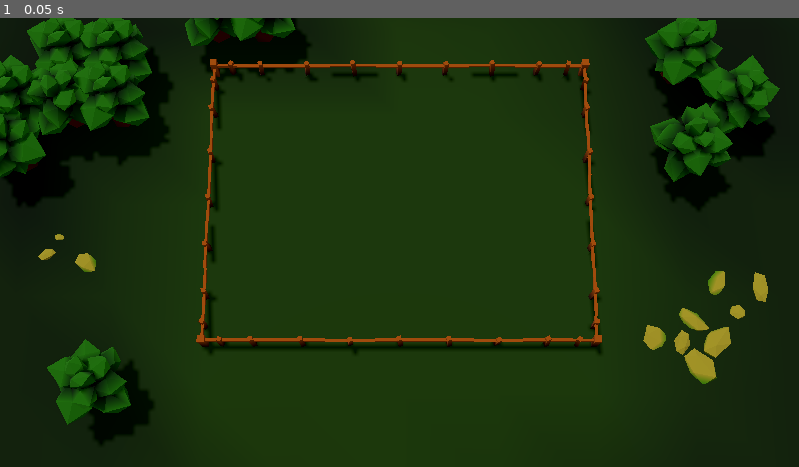
Above: before the commit, frame 1.
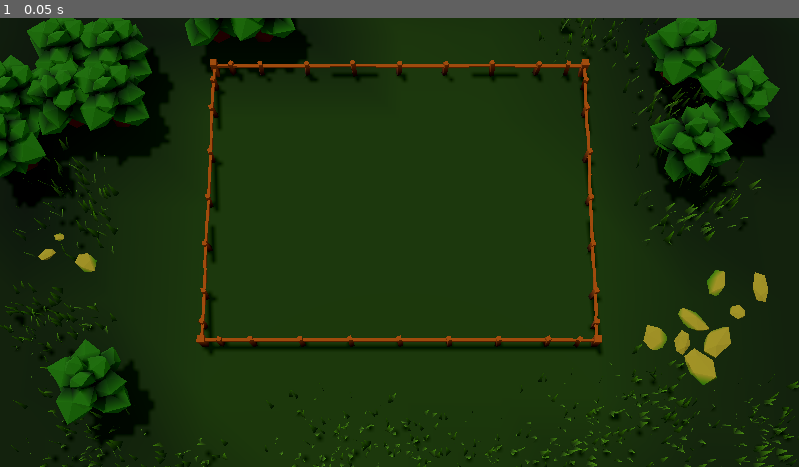
Above: after the commit, the same moment.

Repository: Squix/scientific_game_jam_26
Game: Godot game, scene res://scenes/Decor.tscn
Same seed, same stepped clock (60 frames per second), same inputs: the game is played once before the commit and once after it. This scene is started directly instead of the project's main scene.
Inputs:
- Up to frame 1 (0.05 s): no input

The runs differ from the first frame. In frame 1, 1.4% of the frame differs, in the area x 0-100%, y 0-100%.

Commit message:
Ground Tiles models

Diff:
--- a/project.godot
+++ b/project.godot
@@ -34,3 +34,4 @@
 [rendering]
 
 rendering_device/driver.windows="d3d12"
+anti_aliasing/quality/msaa_2d=1
--- a/scenes/Decor.tscn
+++ b/scenes/Decor.tscn
@@ -7,6 +7,7 @@
 [ext_resource type="PackedScene" uid="uid://04jpu4u50cch" path="res://Assets/Barriere_Side.glb" id="6_4grd0"]
 [ext_resource type="PackedScene" uid="uid://eehg02iwmv6n" path="res://Assets/Tree.glb" id="6_qxa2y"]
 [ext_resource type="PackedScene" uid="uid://kig6fss3dfqi" path="res://Assets/Barriere_Corner.glb" id="7_lvvu6"]
+[ext_resource type="PackedScene" uid="uid://vjp0p87mkqj7" path="res://Assets/Grass_Patch_1.glb" id="8_lvvu6"]
 
 [sub_resource type="Environment" id="Environment_s8c1j"]
 ambient_light_source = 2
@@ -37,6 +38,7 @@
 [node name="Decor" type="Node3D" parent="." unique_id=606444375]
 
 [node name="Environment2" parent="Decor" unique_id=1463941875 instance=ExtResource("2_tuaau")]
+transform = Transform3D(1, 0, 0, 0, 1, 0, 0, 0, 1, 0.07205057, -0.0117435455, -0.04277277)
 
 [node name="Environment3" parent="Decor" unique_id=1819898416 instance=ExtResource("3_4grd0")]
 transform = Transform3D(1, 0, 0, 0, 1, 0, 0, 0, 1, 3, 0, -6)
@@ -116,13 +118,13 @@
 transform = Transform3D(-1, 0, -8.742278e-08, 0, 1, 0, 8.742278e-08, 0, -1, -3.0000002, 0, -3)
 
 [node name="Environment28" parent="Barrieres" unique_id=677223545 instance=ExtResource("6_4grd0")]
-transform = Transform3D(-1, 0, -8.742278e-08, 0, 1, 0, 8.742278e-08, 0, -1, 2.9999998, 0, -2)
+transform = Transform3D(1, 0, 1.7484555e-07, 0, 1, 0, -1.7484555e-07, 0, 1, 2.9999998, 0, -2)
 
 [node name="Environment29" parent="Barrieres" unique_id=1239076666 instance=ExtResource("6_4grd0")]
 transform = Transform3D(-1, 0, -8.742278e-08, 0, 1, 0, 8.742278e-08, 0, -1, -3, 0, -1)
 
 [node name="Environment30" parent="Barrieres" unique_id=522418070 instance=ExtResource("6_4grd0")]
-transform = Transform3D(-1, 0, -8.742278e-08, 0, 1, 0, 8.742278e-08, 0, -1, 3, 0, 1)
+transform = Transform3D(1, 0, 0, 0, 1, 0, 0, 0, 1, 3, 0, 1)
 
 [node name="Environment31" parent="Barrieres" unique_id=738185604 instance=ExtResource("6_4grd0")]
 transform = Transform3D(-1, 0, -8.742278e-08, 0, 1, 0, 8.742278e-08, 0, -1, -2.9999998, 0, 2)
@@ -168,3 +170,42 @@
 
 [node name="Environment35" parent="Barrieres" unique_id=941731968 instance=ExtResource("7_lvvu6")]
 transform = Transform3D(1.3113416e-07, 0, -1, 0, 1, 0, 1, 0, 1.3113416e-07, -2.9999998, 0, 4)
+
+[node name="Environment" parent="." unique_id=872989963 instance=ExtResource("8_lvvu6")]
+transform = Transform3D(0.5, 0, 0, 0, 0.5, 0, 0, 0, 0.5, -0.44278097, 0, 6.978446)
+
+[node name="Environment13" parent="." unique_id=173032811 instance=ExtResource("8_lvvu6")]
+transform = Transform3D(0.24304569, 0, 0.436954, 0, 0.5, 0, -0.436954, 0, 0.24304569, 2.611994, -9.536743e-07, 7.682158)
+
+[node name="Environment2" parent="." unique_id=496656714 instance=ExtResource("8_lvvu6")]
+transform = Transform3D(-2.1855694e-08, 0, -0.5, 0, 0.5, 0, 0.5, 0, -2.1855694e-08, -0.16028404, 0, -6.68485)
+
+[node name="Environment12" parent="." unique_id=1873573554 instance=ExtResource("8_lvvu6")]
+transform = Transform3D(0.2959292, 0, -0.40302095, 0, 0.5, 0, 0.40302095, 0, 0.2959292, 4.5536017, 0, -7.420348)
+
+[node name="Environment7" parent="." unique_id=993677496 instance=ExtResource("8_lvvu6")]
+transform = Transform3D(-2.1855694e-08, 0, -0.5, 0, 0.5, 0, 0.5, 0, -2.1855694e-08, 5, 0, 6)
+
+[node name="Environment8" parent="." unique_id=877421503 instance=ExtResource("8_lvvu6")]
+transform = Transform3D(6.556708e-08, 0, 0.5, 0, 0.5, 0, -0.5, 0, 6.556708e-08, 6, 0, 5)
+
+[node name="Environment10" parent="." unique_id=1522397080 instance=ExtResource("8_lvvu6")]
+transform = Transform3D(-2.1855694e-08, 0, -0.5, 0, 0.5, 0, 0.5, 0, -2.1855694e-08, -2.7440863, 0, -6.5806055)
+
+[node name="Environment11" parent="." unique_id=1971455936 instance=ExtResource("8_lvvu6")]
+transform = Transform3D(6.556708e-08, 0, 0.5, 0, 0.5, 0, -0.5, 0, 6.556708e-08, -4, 0, -4)
+
+[node name="Environment3" parent="." unique_id=1807392550 instance=ExtResource("8_lvvu6")]
+transform = Transform3D(-2.1855694e-08, 0, -0.5, 0, 0.5, 0, 0.5, 0, -2.1855694e-08, 5, 0, 1)
+
+[node name="Environment4" parent="." unique_id=475603908 instance=ExtResource("8_lvvu6")]
+transform = Transform3D(0.5, 0, 0, 0, 0.5, 0, 0, 0, 0.5, 4.998378, 1.9073486e-06, -0.038721085)
+
+[node name="Environment5" parent="." unique_id=1132388219 instance=ExtResource("8_lvvu6")]
+transform = Transform3D(-2.1855694e-08, 0, -0.5, 0, 0.5, 0, 0.5, 0, -2.1855694e-08, 4.6895137, 0, -4.0592427)
+
+[node name="Environment9" parent="." unique_id=1854899366 instance=ExtResource("8_lvvu6")]
+transform = Transform3D(-2.1855694e-08, 0, -0.5, 0, 0.5, 0, 0.5, 0, -2.1855694e-08, 5.4516883, 0, -2.0297165)
+
+[node name="Environment6" parent="." unique_id=653444272 instance=ExtResource("8_lvvu6")]
+transform = Transform3D(0.5, 0, 0, 0, 0.5, 0, 0, 0, 0.5, 3.9983778, 1.9073486e-06, -5.038721)
Binary file added: Assets/Grass_Patch_1.glb
Not shown, added: Assets/Grass_Patch_1.glb.import
Binary file added: Assets/Ground_Tile_Base.glb
Not shown, added: Assets/Ground_Tile_Base.glb.import
Binary file added: Assets/Ground_Tile_Engrais.glb
Not shown, added: Assets/Ground_Tile_Engrais.glb.import
Binary file added: Assets/Ground_Tile_Water.glb
Not shown, added: Assets/Ground_Tile_Water.glb.import
